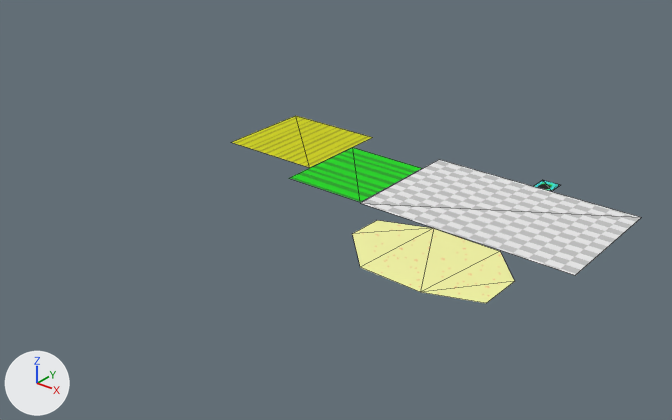
A saved change to the OBJ model Test/ve2/Assets/locations/location1/loc1.obj.
Both versions are drawn from a camera (50 mm lens) standing at (2104.0, -3978.0, 2148.0) and looking at (-817.0, -327.0, -115.0). The axes (+X, +Y, +Z) are drawn at lower left. The lights are the same throughout. Mesh edges are drawn as thin lines. Where no turn or scale is listed for an object, it has been applied to the vertices.

The first picture shows 'loc1'.
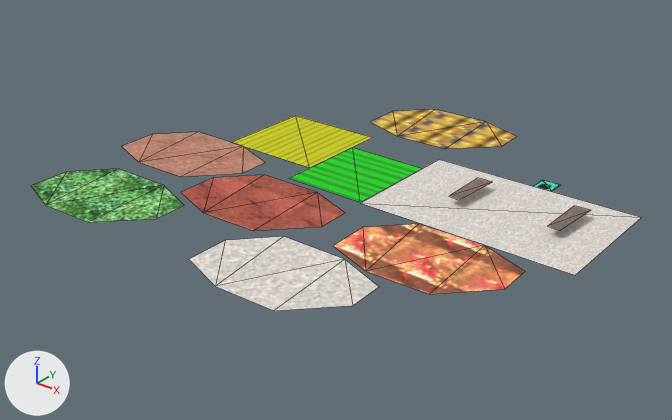
Location of each change, [x1, y1, x2, y2] in pixels of the pictures (672 x 420 px):
'loc1', surface changed, reshaped (49% wider, 8% taller): before [232, 116, 641, 303]; after [31, 109, 641, 311]
part 1 of me_loc1, added: after [189, 236, 379, 311]
part 2 of me_loc1, added (brown): after [122, 132, 265, 177]
part 3 of me_loc1, added (brown): after [181, 175, 345, 231]
part 4 of me_loc1, added (green): after [31, 169, 184, 222]
part 5 of me_loc1, added (orange): after [371, 109, 517, 149]
part 6 of me_loc1, built on: before [352, 220, 514, 303]; after [333, 178, 591, 294]
part 7 of me_loc1, surface changed: [362, 160, 641, 275] in both

The change, as a list of edits to the scene's bpy script:
```text
Change mat_lambert4sg:
    mat_lambert4sg.texture: img_bg2_png -> img_dress6_png
    mat_lambert4sg.roughness: 1.0 -> 0.968
Change me_loc1:
    remove me_loc1.from_pydata(...)  # 24 vertices, 14 faces; spans x -1782.0..626.0, y -935.0..525.0, z -1.0..0.0
    add me_loc1.from_pydata(...)  # 72 vertices, 48 faces; spans x -2227.0..626.0, y -1474.0..1022.0, z -1.0..52.0
    me_loc1 part 1: the loose piece of 8 vertices spanning x -434.0..434.0, y -935.0..-369.0, z 0.0 is copied, and the copy is scaled about its middle by (-1, 1, 0.999), then moved by (-447.0, -539.0, 1.0), in mat_pasted__lambert4sg (picture img_photo5_png); it spans x -880.0..-12.0, y -1474.0..-908.0, z 1.0
    me_loc1 part 2: the loose piece of 8 vertices spanning x -434.0..434.0, y -935.0..-369.0, z 0.0 is copied, and the copy is scaled about its middle by (-1, 1, 0.996), then moved by (-1794.0, 172.0, 19.0), in mat_pasted__pasted__lambert4sg (picture img_photo4_png); it spans x -2227.0..-1359.0, y -763.0..-197.0, z 19.0
    me_loc1 part 3: the loose piece of 8 vertices spanning x -434.0..434.0, y -935.0..-369.0, z 0.0 is copied, and the copy is scaled about its middle by (-1, 1, 0.994), then moved by (-1021.0, -55.0, 13.0), in mat_pasted__pasted__lambert4sg1 (picture img_photo3_png); it spans x -1455.0..-587.0, y -990.0..-424.0, z 13.0
    me_loc1 part 4: the loose piece of 8 vertices spanning x -434.0..434.0, y -935.0..-369.0, z 0.0 is copied, and the copy is mirrored in x about its middle, then moved by (-1762.0, -502.0, 2.0), in mat_pasted__pasted__lambert4sg2 (picture img_photo6_png); it spans x -2195.0..-1327.0, y -1436.0..-871.0, z 2.0
    me_loc1 part 5: the loose piece of 8 vertices spanning x -434.0..434.0, y -935.0..-369.0, z 0.0 is copied, and the copy is scaled about its middle by (-1, 1, 0.996), then moved by (-810.0, 1391.0, 50.0), in mat_pasted__pasted__lambert4sg3 (picture img_photo1_png); it spans x -1244.0..-376.0, y 456.0..1022.0, z 50.0
    me_loc1 part 6
    4 vertices are removed from x -434.0..434.0, y -835.0..-475.0, z 0.0
    4 faces are deleted
    4 vertices move from x -193.0..238.0, y -935.0..-369.0, z 0.0 to x -238.0..193.0, y -935.0..-369.0, z 0.0
    12 vertices are added at x -434.0..434.0, y -835.0..223.0, z 0.0..52.0
    4 new faces join them, mat_lambert4sg (picture img_dress6_png)
    2 new faces join them, mat_pasted__pasted__lambert4sg4 (picture img_stone1_png)
    2 new faces join them, mat_pasted__pasted__pasted__lambert4sg4 (picture img_stone1_png)
    me_loc1 part 7: 2 kept faces spanning x -621.0..626.0, y -363.0..411.0, z -1.0 get new texture (UV) coordinates
    add me_loc1.materials.append(mat_pasted__lambert4sg)  # picture img_photo5_png
    add me_loc1.materials.append(mat_pasted__pasted__lambert4sg)  # picture img_photo4_png
    add me_loc1.materials.append(mat_pasted__pasted__lambert4sg1)  # picture img_photo3_png
    add me_loc1.materials.append(mat_pasted__pasted__lambert4sg2)  # picture img_photo6_png
    add me_loc1.materials.append(mat_pasted__pasted__lambert4sg3)  # picture img_photo1_png
    add me_loc1.materials.append(mat_pasted__pasted__lambert4sg4)  # picture img_stone1_png
    add me_loc1.materials.append(mat_pasted__pasted__pasted__lambert4sg4)  # picture img_stone1_png
```
